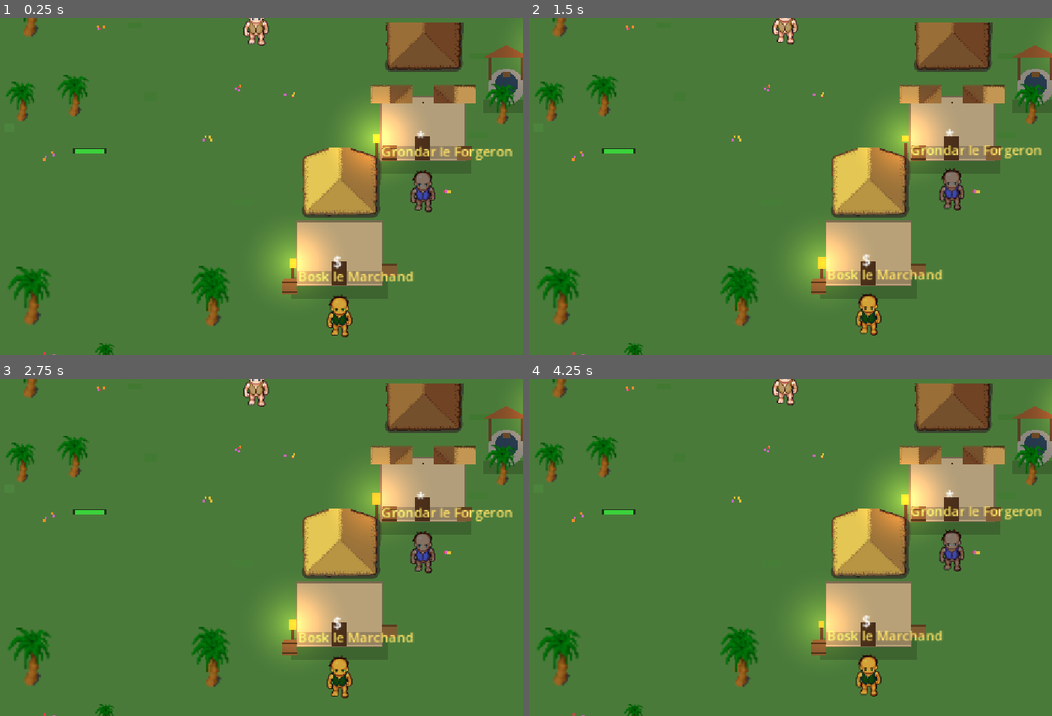
Above: before the commit, frames 1-4 (two rows, left to right).
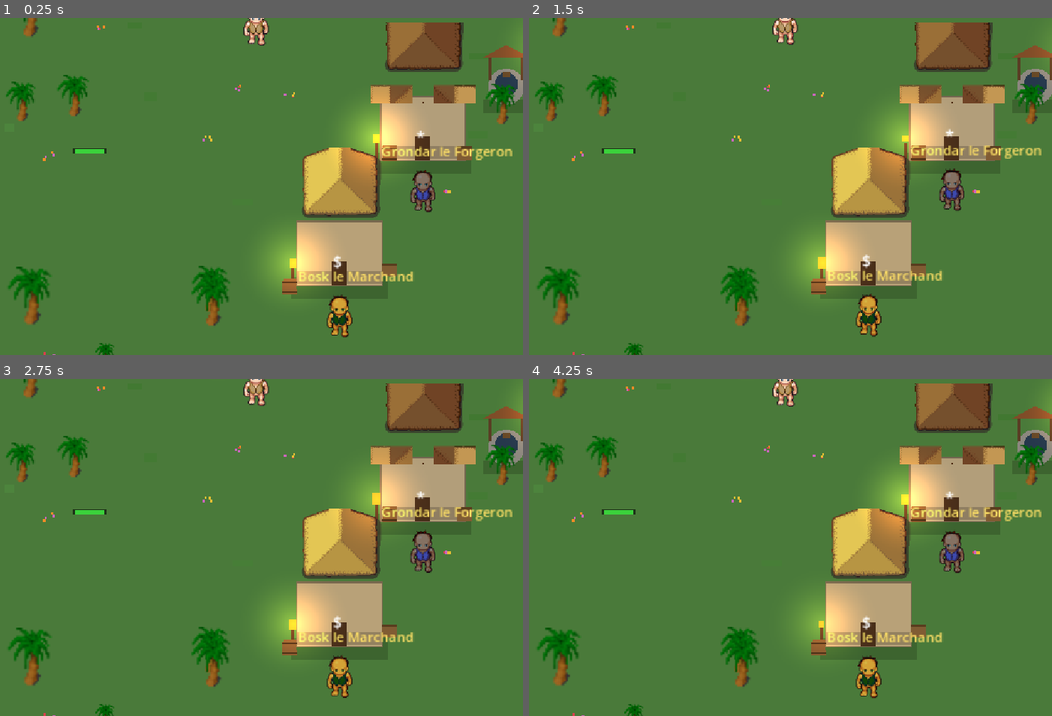
Above: after the commit, the same moments.

Repository: saintstrif13001/riendupout
Game: Godot game, scene res://scenes/World.tscn
Same seed, same stepped clock (60 frames per second), same inputs: the game is played once before the commit and once after it. This scene is started directly instead of the project's main scene.
Inputs:
- Up to frame 1 (0.25 s): no input
- Up to frame 2 (1.5 s): tap Enter at 0.5 s; hold D 0.53-1.28 s; tap I at 0.6 s; tap Space at 0.77 s; hold S from 1.28 s (still down); tap M at 1.35 s
- Up to frame 3 (2.75 s): tap Space at 1.52 s; release S at 2.03 s; hold D from 2.03 s (still down); tap Q at 2.1 s
- Up to frame 4 (4.25 s): release D at 2.78 s; hold W 2.78-3.53 s; tap E at 2.85 s; tap Space at 3.02, 3.77 s; hold A from 3.53 s (still down); tap F at 3.6 s

The runs differ from the first frame. In frame 1, less than 0.1% of the frame differs, in the area x 46-52%, y 0-8%; in frame 2, 0.7%; in frame 3, 0.7%; in frame 4, 1.4%, in the area x 46-98%, y 0-95%.
Error in both runs: Invalid access to property or key 'race' on a base object of type 'Dictionary'. (res://scripts/game_state.gd:63)

Commit message:
Decore la plaine (etait restee plate/verte, contrairement au village ameliore)
- 60 parterres de fleurs sauvages (jaune/rose/violet) disperses sur toute
  la zone
- 14 bottes de foin (forme procedurale, pas un sprite recycle)
- 10 rochers (reutilise _spawn_rock, deja utilise en caverne)
- Theme volontairement plus 'sauvage/traversee' que le village amenage,
  coherent avec une plaine ouverte plutot qu'une zone habitee

Teste : test_plaine_decor verifie la presence des nouveaux props dans les
bornes de la zone plaine specifiquement. Regression combat/data_integrity/
village_decor OK (bien distinct du decor village, comme prevu)

Diff:
--- a/scripts/tools/capture.gd
+++ b/scripts/tools/capture.gd
@@ -140,6 +140,8 @@
 			_run_village_economy_test()
 		elif test_mode == "test_village_decor":
 			_run_village_decor_test()
+		elif test_mode == "test_plaine_decor":
+			_run_plaine_decor_test()
 		elif test_mode == "show_torch_glow" or test_mode == "test_torch_glow":
 			var tx = int(inst.player.global_position.x) + 30
 			var ty = int(inst.player.global_position.y)
@@ -962,6 +964,21 @@
 	print("TEST_RESULT well_and_props_polygons=%d (attendu >= 3) house_torches_present=%s house_bodies_unchanged=%d"
 		% [polygons, lights >= 5, house_bodies])
 
+func _run_plaine_decor_test() -> void:
+	print("TEST_START:plaine_decor")
+	var data = root.get_node("/root/Data")
+	var decor = inst.get_node("Decor")
+	var plaine = data.ZONES.plaine
+	var polygons_in_plaine = 0
+	var flower_patches_in_plaine = 0
+	for c in decor.get_children():
+		if c.position.x < plaine.x0 or c.position.x > plaine.x1: continue
+		if c is Polygon2D: polygons_in_plaine += 1
+		elif c is Node2D and c.get_child_count() == 3 and c.get_child(0) is ColorRect:
+			flower_patches_in_plaine += 1
+	print("TEST_RESULT hay_bales_and_rocks_in_plaine=%d (attendu >= 20) flower_patches_in_plaine=%d (attendu >= 40)"
+		% [polygons_in_plaine, flower_patches_in_plaine])
+
 func _run_data_integrity_test() -> void:
 	print("TEST_START:data_integrity")
 	var data = root.get_node("/root/Data")
--- a/scripts/world.gd
+++ b/scripts/world.gd
@@ -168,6 +168,55 @@
 
 	build_village_structures()
 	build_props()
+	build_plaine_decor()
+
+func build_plaine_decor() -> void:
+	# La plaine était restée plate/verte alors que le village a été détaillé —
+	# bottes de foin, clôtures de pâture et parterres sauvages pour marquer
+	# une zone traversée par des voyageurs, sans la rendre aussi "aménagée"
+	# que le village.
+	var plaine = Data.ZONES.plaine
+	seed(5577)
+	var wild_colors = [Color(0.9,0.85,0.3), Color(0.85,0.4,0.5), Color(0.6,0.5,0.85)]
+	for i in range(60):
+		var x = randi_range(int(plaine.x0) + 60, int(plaine.x1) - 60)
+		var y = randi_range(140, int(Data.WORLD_HEIGHT) - 40)
+		var patch = Node2D.new()
+		patch.position = Vector2(x, y)
+		patch.z_index = -7
+		for j in range(3):
+			var dot = ColorRect.new()
+			dot.color = wild_colors[randi() % wild_colors.size()]
+			dot.size = Vector2(3, 3)
+			dot.position = Vector2(randf_range(-6,6), randf_range(-4,4))
+			patch.add_child(dot)
+		$Decor.add_child(patch)
+	for i in range(14):
+		var x = randi_range(int(plaine.x0) + 80, int(plaine.x1) - 80)
+		var y = randi_range(140, int(Data.WORLD_HEIGHT) - 40)
+		_spawn_hay_bale(x, y)
+	for i in range(10):
+		var x = randi_range(int(plaine.x0) + 80, int(plaine.x1) - 80)
+		var y = randi_range(140, int(Data.WORLD_HEIGHT) - 40)
+		_spawn_rock(x, y)
+
+func _spawn_hay_bale(x: int, y: int) -> void:
+	var bale = Polygon2D.new()
+	var pts = PackedVector2Array()
+	for i in range(12):
+		var a = i / 12.0 * TAU
+		pts.append(Vector2(cos(a), sin(a) * 0.75) * 11)
+	bale.polygon = pts
+	bale.color = Color(0.75, 0.62, 0.28)
+	bale.position = Vector2(x, y)
+	bale.z_index = int(y)
+	$Decor.add_child(bale)
+	var band = ColorRect.new()
+	band.color = Color(0.55, 0.42, 0.15)
+	band.size = Vector2(20, 3)
+	band.position = Vector2(x - 10, y - 1)
+	band.z_index = int(y) + 1
+	$Decor.add_child(band)
 
 func build_village_structures() -> void:
 	# Bâtiments : murs procéduraux + vrai sprite de toit (tuiles LPC) pour une silhouette
